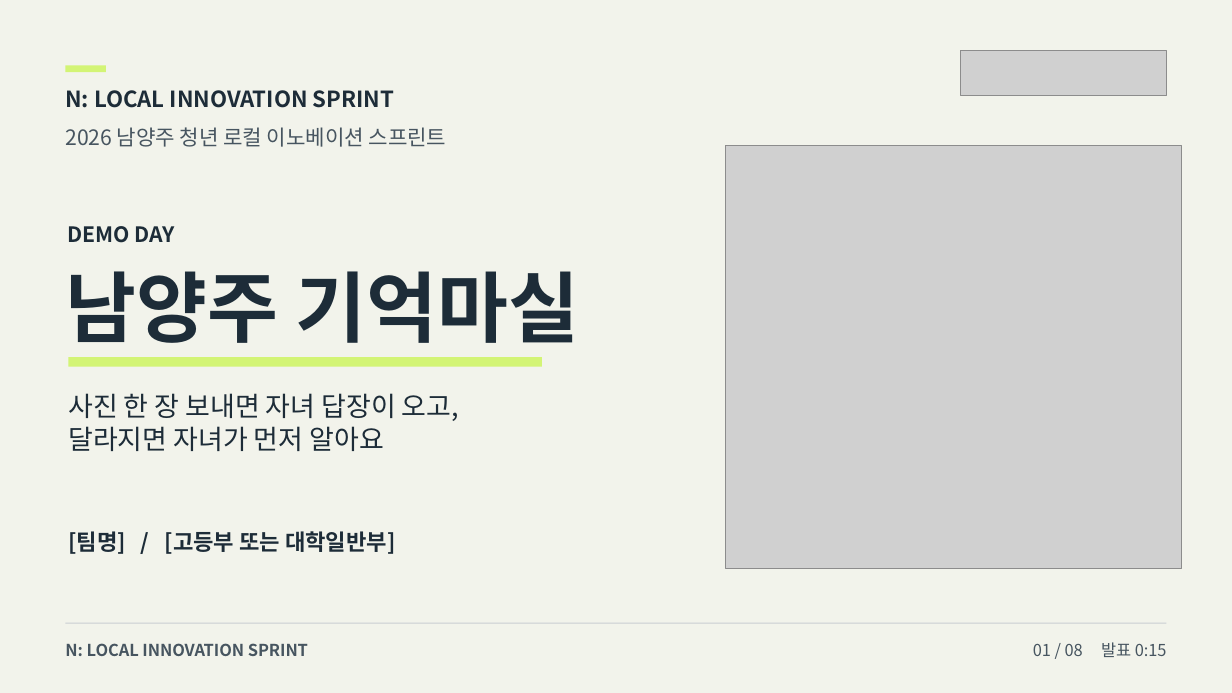
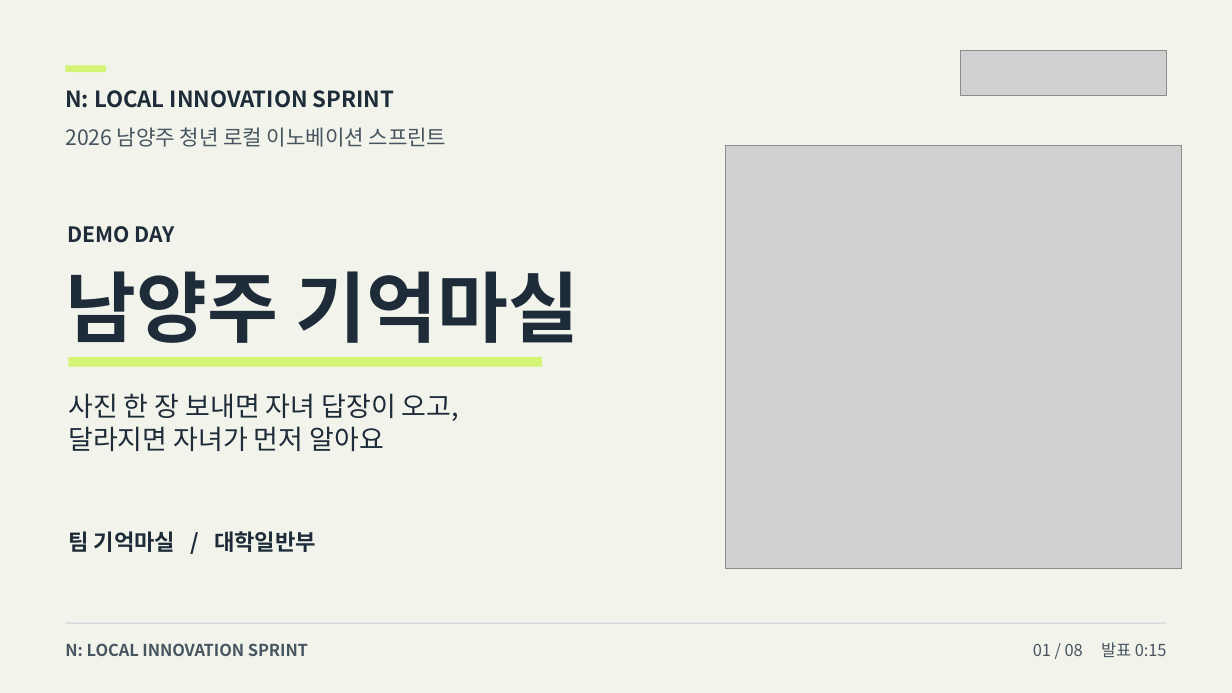
Before and after one commit to howoo101/masil, a slide deck: slide 1 of files/pitch-deck.pptx. Drawn at 1232x693 pixels with LibreOffice and Linux fonts; fonts in the diff are those of the drawing; grey boxes stand for pictures. Boxes give left, top, right and bottom in pixels: in the first picture for what was removed or moved away, otherwise in the second. Text is boxed around its words. In the diff, an @@ line names an element or a change of style, - is before the commit and + after.

```diff
--- a/files/pitch-deck.pptx
+++ b/files/pitch-deck.pptx
@@ text at [68, 531, 316, 552]: text changed @@
-[팀명] / [고등부 또는 대학일반부]
+팀 기억마실 / 대학일반부
```
Also in this commit, not shown: 1 other slide changed, 1 other file.
